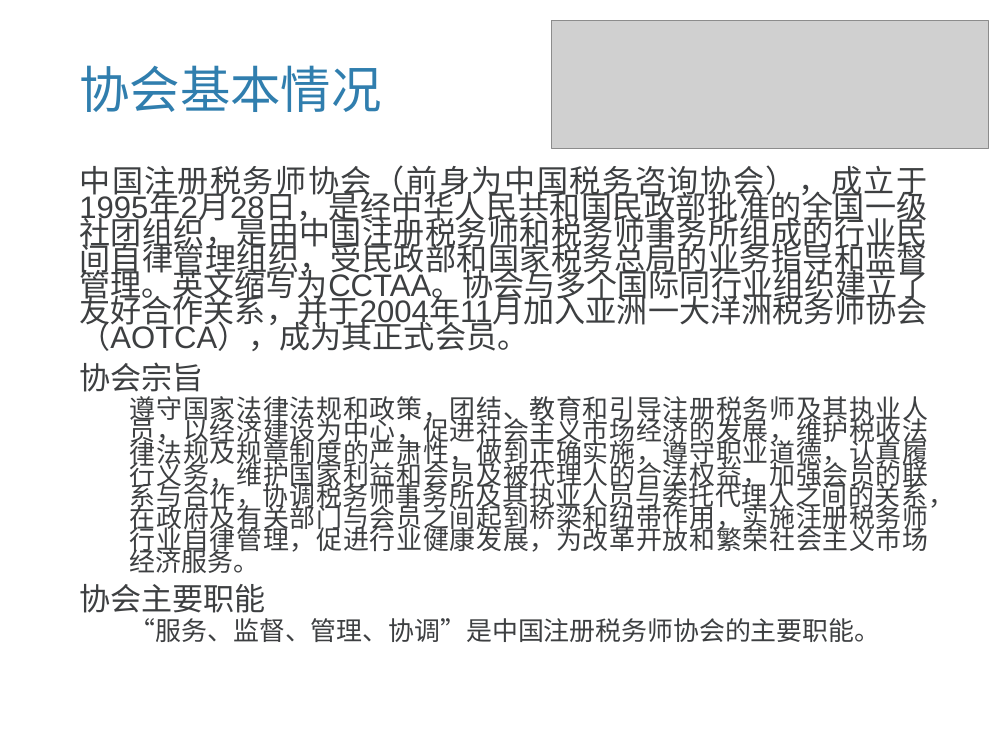
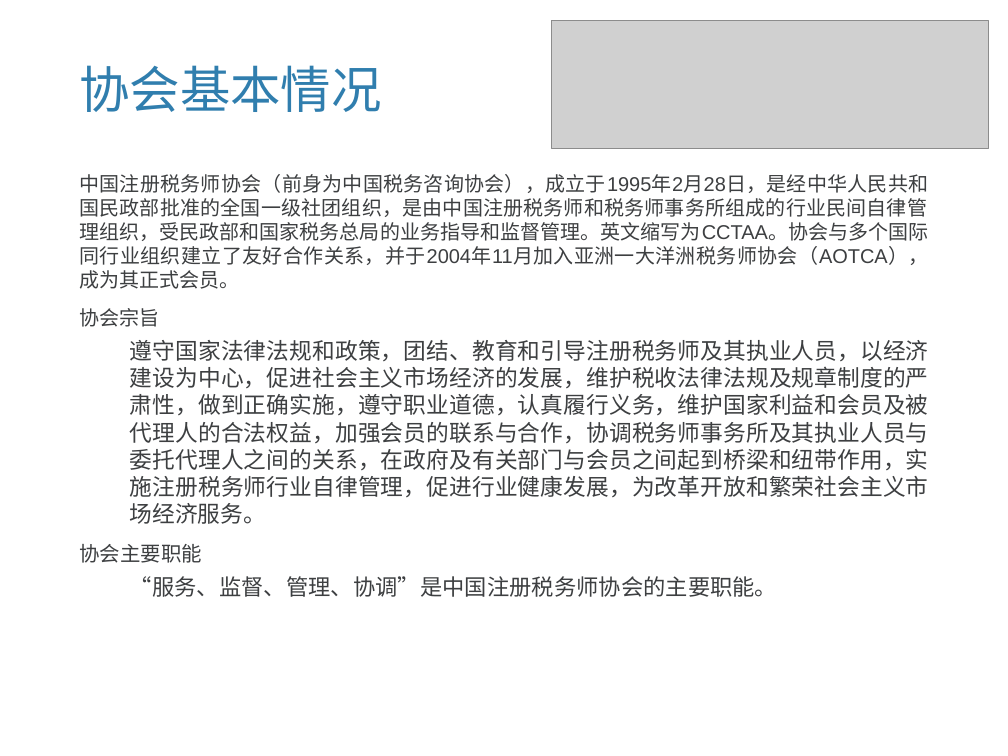
Before and after one commit to livejq/OfficeUtils, a slide deck: slide 4 of temp/PPT.pptx. Drawn at 1008x756 pixels with LibreOffice and Linux fonts; fonts in the diff are those of the drawing; grey boxes stand for pictures; background and template pictures are left out. Boxes give left, top, right and bottom in pixels: in the first picture for what was removed or moved away, otherwise in the second. Text is boxed around its words. In the diff, an @@ line names an element or a change of style, - is before the commit and + after.

```diff
--- a/temp/PPT.pptx
+++ b/temp/PPT.pptx
@@ text "中国注册税务师协会（前身为中国税务咨询协会），成立于1995年2月28日，是经中华人民共和国民政部批准的全国一级社团组织 ..." at <box>79,174,929,597</box>: size 22.2 to 14.3 pt in "中国注册税务师协会（前身为中国税务咨询协会），成立于1995年2月28日，是经中华人民共和国民政部批准的全国一级社团组织 ...", "协会宗旨"; size 18.5 to 16.2 pt in "遵守国家法律法规和政策，团结、教育和引导注册税务师及其执业人员，以经济建设为中心，促进社会主义市场经济的发展，维护税收法 ..."; size 22.2 to 14.6 pt in "协会主要职能"; size 18.5 to 15.9 pt in "“服务、监督、管理、协调”是中国注册税务师协会的主要职能。"; line spacing 0.7 to 1; list level 1 to 2 in "协会主要职能" @@
```
Also in this commit, not shown: 9 other slides changed, 27 other files.
